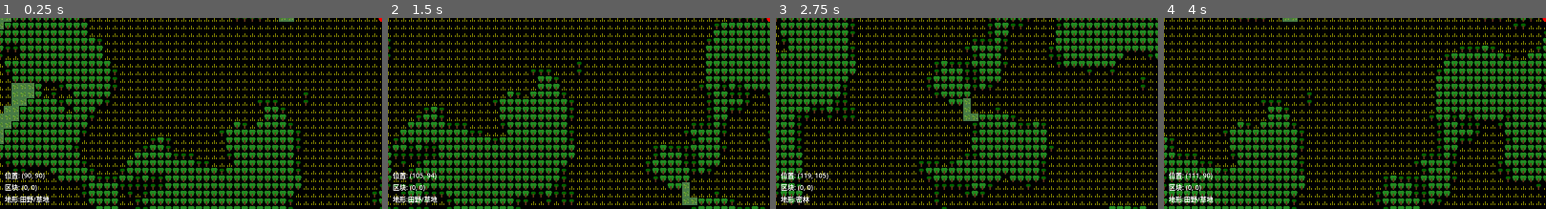
Above: before the commit, frames 1-4 (left to right).
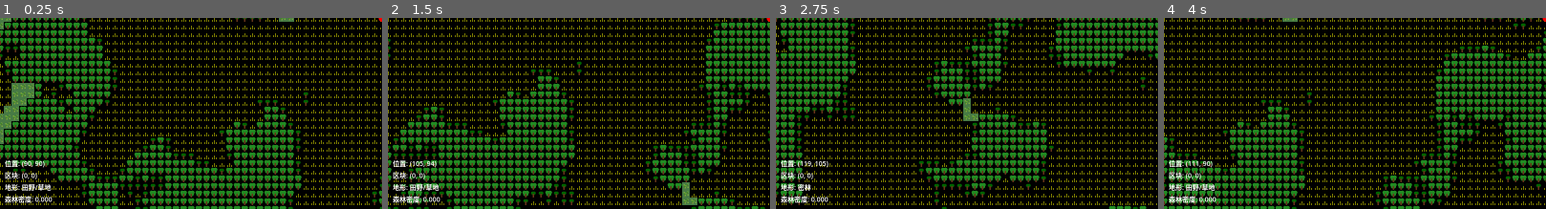
Above: after the commit, the same moments.

Repository: AliveGh0st/overmapchunkdemo
Game: Godot game, scene res://overmap_system.tscn
Same seed, same stepped clock (60 frames per second), same inputs: the game is played once before the commit and once after it.
Inputs:
- Up to frame 1 (0.25 s): no input
- Up to frame 2 (1.5 s): tap Enter at 0.5 s; hold Right (ui_right) 0.53-1.28 s; hold Down (ui_down) from 1.28 s (still down)
- Up to frame 3 (2.75 s): release Down (ui_down) at 2.03 s; hold Right (ui_right) from 2.03 s (still down)
- Up to frame 4 (4 s): release Right (ui_right) at 2.78 s; hold Up (ui_up) 2.78-3.53 s; hold Left (ui_left) from 3.53 s (still down)
The pictures show only the part of the screen within x 0-50%, y 50-100%; the shares and areas given below are measured in that part.

The runs differ from the first frame. In frame 1, 1.1% of the frame differs, in the area x 1-14%, y 74-97%; in frame 2, 1.1%; in frame 3, 1.0%; in frame 4, 1.1%.

Commit message:
新增森林方向性梯度生成控制，调整森林密度计算逻辑

Diff:
--- a/overmap_renderer.gd
+++ b/overmap_renderer.gd
@@ -119,7 +119,18 @@
 # ============================================================================
 const FOREST_NOISE_THRESHOLD_FOREST = 0.25 ## 森林生成的噪声阈值
 const FOREST_NOISE_THRESHOLD_FOREST_THICK = 0.3 ## 密林生成的噪声阈值（更高）
-const FOREST_SIZE_ADJUST = 0.0 ## 森林大小调整值，对应C++的forest_size_adjust
+
+# 森林方向增长率参数（对应CDDA的配置选项）
+# 示例配置：使北方和东方的森林密度增加，展示方向性森林分布
+const OVERMAP_FOREST_INCREASE_NORTH: float = 0.04 ## 北方向森林增长率（负Y坐标区块森林增加）
+const OVERMAP_FOREST_INCREASE_EAST: float = 0.0 ## 东方向森林增长率（正X坐标区块森林增加）
+const OVERMAP_FOREST_INCREASE_WEST: float = 0.02 ## 西方向森林增长率
+const OVERMAP_FOREST_INCREASE_SOUTH: float = 0.0 ## 南方向森林增长率
+const OVERMAP_FOREST_LIMIT: float = 0.395 ## 森林大小上限，防止森林完全覆盖地图
+
+# 动态森林大小调整值（替代原来的常量）
+var forest_size_adjust: float = 0.0 ## 森林大小调整值，对应C++的forest_size_adjust
+var forestosity: float = 0.0 ## 森林密度值，对应C++的forestosity
 
 # 森林噪声参数 - 第一层（基础分布）
 const FOREST_NOISE_1_OCTAVES = 4  ## 第一层噪声倍频数
@@ -619,17 +630,21 @@
 
 			terrain_data[Vector2i(world_x, world_y)] = TERRAIN_TYPE_LAND
 
-	print("Generated terrain data for chunk ", chunk_coord, " - terrain_data size: ", terrain_data.size())
+	# print("Generated terrain data for chunk ", chunk_coord, " - terrain_data size: ", terrain_data.size())
 
 	# 按顺序生成各种地物
-	# 1. 生成河流（避开将来的湖泊位置）
+
+	# 1. 计算当前区块的森林密度（在生成森林之前）
+	calculate_forestosity(chunk_coord)
+
+	# 2. 生成河流（避开将来的湖泊位置）
 	if RIVER_DENSITY_PARAM > 0.0:
 		place_rivers(chunk_coord)
 
 	# 2. 生成湖泊（可能会覆盖部分河流）
 	place_lakes(chunk_coord)
 
-	# 3. 生成森林（在所有水体生成后）
+	# 3. 生成森林（在所有水体生成后，森林密度计算后）
 	place_forests(chunk_coord)
 
 	# 4. 生成洪范平原沼泽（在森林生成后，基于河流生成洪泛平原）
@@ -1198,6 +1213,50 @@
 # ============================================================================
 
 # ============================================================================
+# 森林密度计算系统（完全匹配C++逻辑）
+# ============================================================================
+
+func calculate_forestosity(chunk_coord: Vector2i):
+	"""
+	计算当前区块的森林密度调整值
+	根据区块在世界中的位置和4个方向的森林增长率参数来动态调整森林大小
+	完全匹配C++版本的overmap::calculate_forestosity()函数
+	"""
+	# 获取当前区块的世界绝对坐标（对应C++的point_abs_om this_om = pos()）
+	var this_om_x = chunk_coord.x
+	var this_om_y = chunk_coord.y
+
+	# 重置森林大小调整值
+	forest_size_adjust = 0.0
+
+	# 西方向森林增长率影响（x < 0的区块）
+	if OVERMAP_FOREST_INCREASE_WEST != 0.0 and this_om_x < 0:
+		forest_size_adjust -= this_om_x * OVERMAP_FOREST_INCREASE_WEST
+
+	# 北方向森林增长率影响（y < 0的区块）
+	if OVERMAP_FOREST_INCREASE_NORTH != 0.0 and this_om_y < 0:
+		forest_size_adjust -= this_om_y * OVERMAP_FOREST_INCREASE_NORTH
+
+	# 东方向森林增长率影响（x > 0的区块）
+	if OVERMAP_FOREST_INCREASE_EAST != 0.0 and this_om_x > 0:
+		forest_size_adjust += this_om_x * OVERMAP_FOREST_INCREASE_EAST
+
+	# 南方向森林增长率影响（y > 0的区块）
+	if OVERMAP_FOREST_INCREASE_SOUTH != 0.0 and this_om_y > 0:
+		forest_size_adjust += this_om_y * OVERMAP_FOREST_INCREASE_SOUTH
+
+	# 计算forestosity值（对应C++的forestosity = forest_size_adjust * 25.0f）
+	forestosity = forest_size_adjust * 25.0
+
+	# 确保森林大小永远不会完全覆盖地图（对应C++的森林上限检查）
+	# forest_size_adjust不能超过 (森林上限 - 森林噪声阈值)
+	var max_forest_adjust = OVERMAP_FOREST_LIMIT - FOREST_NOISE_THRESHOLD_FOREST
+	forest_size_adjust = min(forest_size_adjust, max_forest_adjust)
+
+	# 调试输出（对应C++的debugmsg，可以根据需要启用）
+	# print("forestosity = %.2f at OM %d, %d" % [forestosity, this_om_x, this_om_y])
+
+# ============================================================================
 # 画布渲染更新系统
 # ============================================================================
 
@@ -1378,7 +1437,7 @@
 	d = pow(d, FOREST_NOISE_2_POWER)
 
 	# 返回最终噪声值（基础分布减去密度减少效果）
-	return max(0.0, r - d * 0.5)
+	return max(0.0, r - d *  0.5)
 
 func floodplain_noise_at(world_pos: Vector2i) -> float:
 	"""
@@ -1420,10 +1479,10 @@
 			var n = forest_noise_at(world_pos)
 
 			# 根据噪声值和阈值决定森林类型
-			if n + FOREST_SIZE_ADJUST > FOREST_NOISE_THRESHOLD_FOREST_THICK:
+			if n + forest_size_adjust > FOREST_NOISE_THRESHOLD_FOREST_THICK:
 				# 生成密林
 				terrain_data[world_pos] = TERRAIN_TYPE_FOREST_THICK
-			elif n + FOREST_SIZE_ADJUST > FOREST_NOISE_THRESHOLD_FOREST:
+			elif n + forest_size_adjust > FOREST_NOISE_THRESHOLD_FOREST:
 				# 生成普通森林
 				terrain_data[world_pos] = TERRAIN_TYPE_FOREST
 
@@ -1683,8 +1742,9 @@
 		int(floor(float(world_grid_y) / CHUNK_SIZE))
 	)
 
-	return "位置: (%d, %d)\n区块: (%d, %d)\n地形:%s" % [
-		world_grid_x, world_grid_y, current_chunk.x, current_chunk.y, get_terrain_type(world_grid_x, world_grid_y)
+	return "位置: (%d, %d)\n区块: (%d, %d)\n地形: %s\n森林密度: %.3f" % [
+		world_grid_x, world_grid_y, current_chunk.x, current_chunk.y,
+		get_terrain_type(world_grid_x, world_grid_y), forest_size_adjust
 	]
 
 
Not shown, changed: README.md
